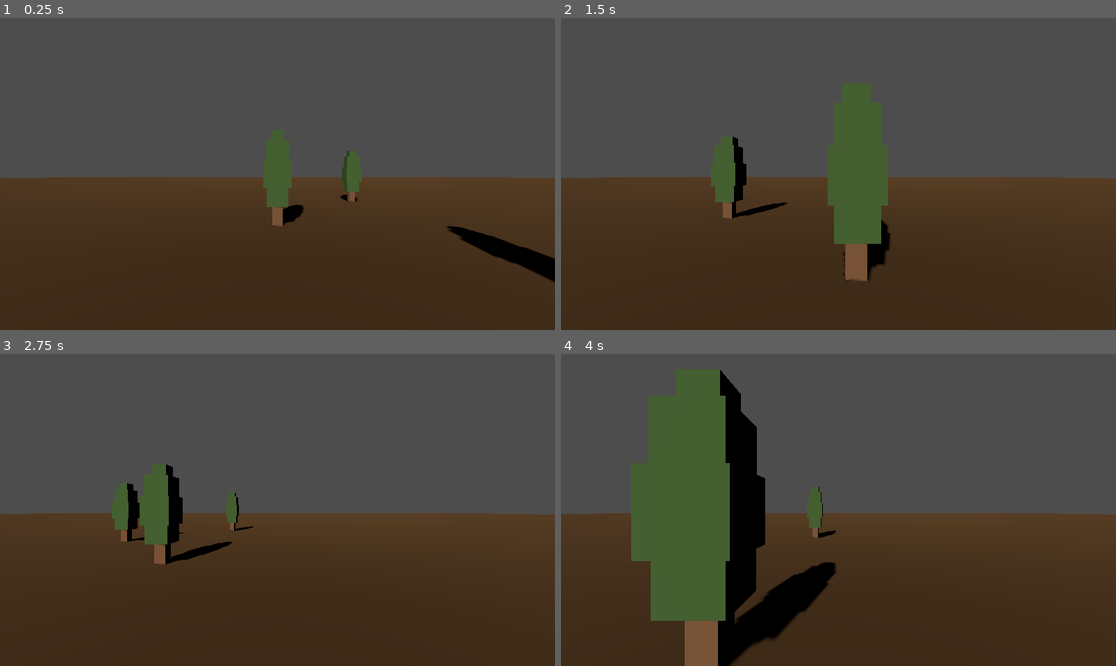
Above: before the commit, frames 1-4 (two rows, left to right).
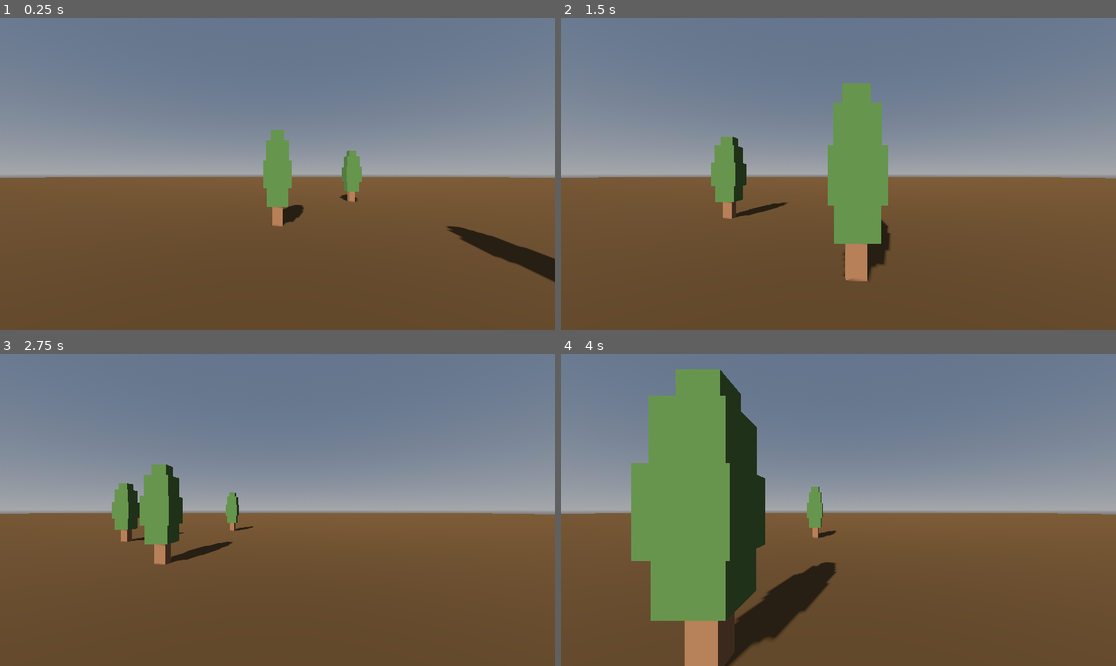
Above: after the commit, the same moments.

Repository: Esosek/Tondacraft_Course
Game: Godot game, scene res://scenes/game.tscn
Same seed, same stepped clock (60 frames per second), same inputs: the game is played once before the commit and once after it.
Inputs:
- Up to frame 1 (0.25 s): no input
- Up to frame 2 (1.5 s): tap Enter (ui_accept) at 0.5, 0.77 s; hold Right (ui_right) 0.53-1.28 s; hold Down (ui_down) from 1.28 s (still down)
- Up to frame 3 (2.75 s): tap Enter (ui_accept) at 1.52 s; release Down (ui_down) at 2.03 s; hold Right (ui_right) from 2.03 s (still down)
- Up to frame 4 (4 s): release Right (ui_right) at 2.78 s; hold Up (ui_up) 2.78-3.53 s; tap Enter (ui_accept) at 3.02, 3.77 s; hold Left (ui_left) from 3.53 s (still down)

The runs differ from the first frame. In frame 1, 100% of the frame differs, in the area x 0-100%, y 0-100%; in frame 2, 100%; in frame 3, 100%; in frame 4, 100%.

Commit message:
Added sky background

Diff:
--- a/scenes/game.tscn
+++ b/scenes/game.tscn
@@ -1,7 +1,16 @@
-[gd_scene load_steps=6 format=3 uid="uid://cn6qovrdo1575"]
+[gd_scene load_steps=9 format=3 uid="uid://cn6qovrdo1575"]
 
 [ext_resource type="PackedScene" uid="uid://b32wl47h2rtjs" path="res://scenes/player/player.tscn" id="1_vgmdg"]
 [ext_resource type="PackedScene" uid="uid://b7kdr5unc26xr" path="res://scenes/tree.tscn" id="2_fe5kp"]
+
+[sub_resource type="ProceduralSkyMaterial" id="ProceduralSkyMaterial_ho033"]
+
+[sub_resource type="Sky" id="Sky_vs8ib"]
+sky_material = SubResource("ProceduralSkyMaterial_ho033")
+
+[sub_resource type="Environment" id="Environment_xyl0w"]
+background_mode = 2
+sky = SubResource("Sky_vs8ib")
 
 [sub_resource type="WorldBoundaryShape3D" id="WorldBoundaryShape3D_lmeom"]
 
@@ -11,6 +20,9 @@
 [sub_resource type="PlaneMesh" id="PlaneMesh_xtr1w"]
 
 [node name="Game" type="Node"]
+
+[node name="WorldEnvironment" type="WorldEnvironment" parent="."]
+environment = SubResource("Environment_xyl0w")
 
 [node name="Ground" type="StaticBody3D" parent="."]
 
